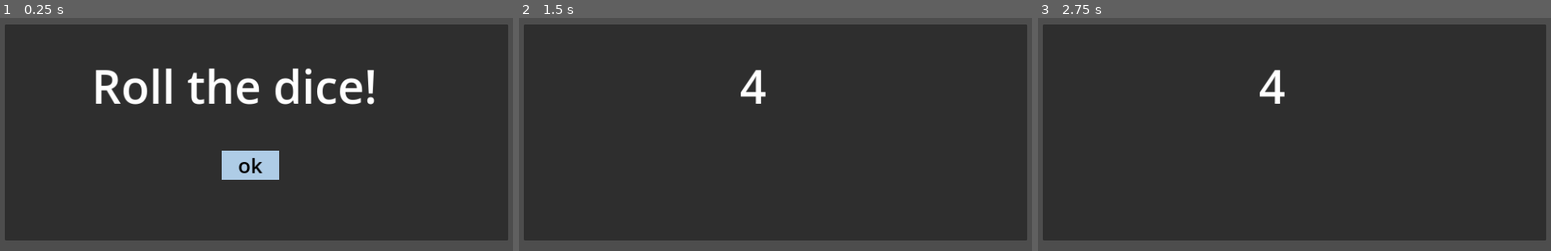
Above: before the commit, frames 1-3 (left to right).
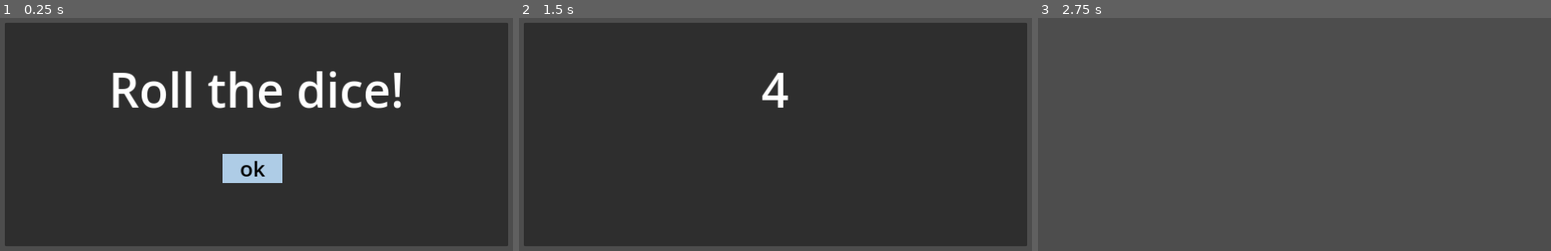
Above: after the commit, the same moments.

Repository: hfxbse/mparty
Game: Godot game, scene res://dice/Dice.tscn
Two runs of this game, one before a commit and one after it. Both use one fixed random seed, a clock stepped at 60 frames per second and the inputs below. This scene is started directly instead of the project's main scene.
Inputs (mouse positions are in pixels of both pictures, inside the frame that each line leads up to):
- Up to frame 1 (0.25 s): no input
- Up to frame 2 (1.5 s): click "ok" at 0.5 s; tap Enter at 1.25 s; move the mouse to (919, 115) at 1.27 s; hold M from 1.28 s (still down); click (919, 115) at 1.42 s
- Up to frame 3 (2.75 s): tap Space at 2 s; move the mouse to (1166, 153) at 2.02 s; release M at 2.03 s; tap P at 2.1 s; click (1166, 153) at 2.17 s

The runs differ from the first frame. In frame 1, 8.9% of the frame differs, in the area x 0-100%, y 2-98%; in frame 2, 3.8%; in frame 3, 91%, in the area x 0-100%, y 2-96%.

Commit message:
add timerfadeout in dice
dice fades after 1,5 sec out

Diff:
--- a/dice/Dice.gd
+++ b/dice/Dice.gd
@@ -1,4 +1,4 @@
-extends Panel
+extends Control
 
 @onready var animation = $AnimationPlayer
 @onready var label = $Label
@@ -7,7 +7,7 @@
 func _on_button_pressed():
 	var random = randi_range(1,12)
 
-	animation.play("popUpScale")
 	label.set_text(String("%d" % random))
-	animation.play("popUpScale")
 	button.hide()
+	await get_tree().create_timer(1.5).timeout
+	self.visible = false
--- a/dice/Dice.tscn
+++ b/dice/Dice.tscn
@@ -1,29 +1,9 @@
-[gd_scene load_steps=5 format=3 uid="uid://pafrdl87j2l4"]
+[gd_scene load_steps=3 format=3 uid="uid://pafrdl87j2l4"]
 
 [ext_resource type="Script" path="res://dice/Dice.gd" id="1_2eigy"]
 
 [sub_resource type="StyleBoxFlat" id="StyleBoxFlat_bbr11"]
 bg_color = Color(0.682353, 0.8, 0.901961, 1)
-
-[sub_resource type="Animation" id="Animation_2mnru"]
-resource_name = "popUpUniversal"
-tracks/0/type = "value"
-tracks/0/imported = false
-tracks/0/enabled = true
-tracks/0/path = NodePath(".:scale")
-tracks/0/interp = 1
-tracks/0/loop_wrap = true
-tracks/0/keys = {
-"times": PackedFloat32Array(0, 0.6),
-"transitions": PackedFloat32Array(1, 1),
-"update": 0,
-"values": [Vector2(0, 0), Vector2(1, 1)]
-}
-
-[sub_resource type="AnimationLibrary" id="AnimationLibrary_d273h"]
-_data = {
-"popUpUniversal": SubResource("Animation_2mnru")
-}
 
 [node name="Control" type="Control"]
 layout_mode = 3
@@ -34,12 +14,18 @@
 grow_vertical = 2
 
 [node name="Panel" type="Panel" parent="."]
-layout_mode = 0
-offset_left = 117.0
-offset_top = 122.0
-offset_right = 1044.0
-offset_bottom = 520.0
-scale = Vector2(0.966667, 0.966667)
+layout_mode = 1
+anchors_preset = 8
+anchor_left = 0.5
+anchor_top = 0.5
+anchor_right = 0.5
+anchor_bottom = 0.5
+offset_left = -448.0
+offset_top = -199.0
+offset_right = 448.0
+offset_bottom = 199.0
+grow_horizontal = 2
+grow_vertical = 2
 pivot_offset = Vector2(336, 166)
 script = ExtResource("1_2eigy")
 
@@ -63,19 +49,14 @@
 
 [node name="Label" type="Label" parent="Panel"]
 layout_mode = 0
-offset_left = 160.167
-offset_top = 53.5
-offset_right = 685.167
-offset_bottom = 172.5
+offset_left = 184.0
+offset_top = 59.0
+offset_right = 712.0
+offset_bottom = 178.0
 theme_override_colors/font_color = Color(1, 1, 1, 1)
 theme_override_font_sizes/font_size = 85
 text = "Roll the dice!"
 horizontal_alignment = 1
 vertical_alignment = 1
 
-[node name="AnimationPlayer" type="AnimationPlayer" parent="Panel"]
-libraries = {
-"": SubResource("AnimationLibrary_d273h")
-}
-
 [connection signal="pressed" from="Panel/Button" to="Panel" method="_on_button_pressed"]
